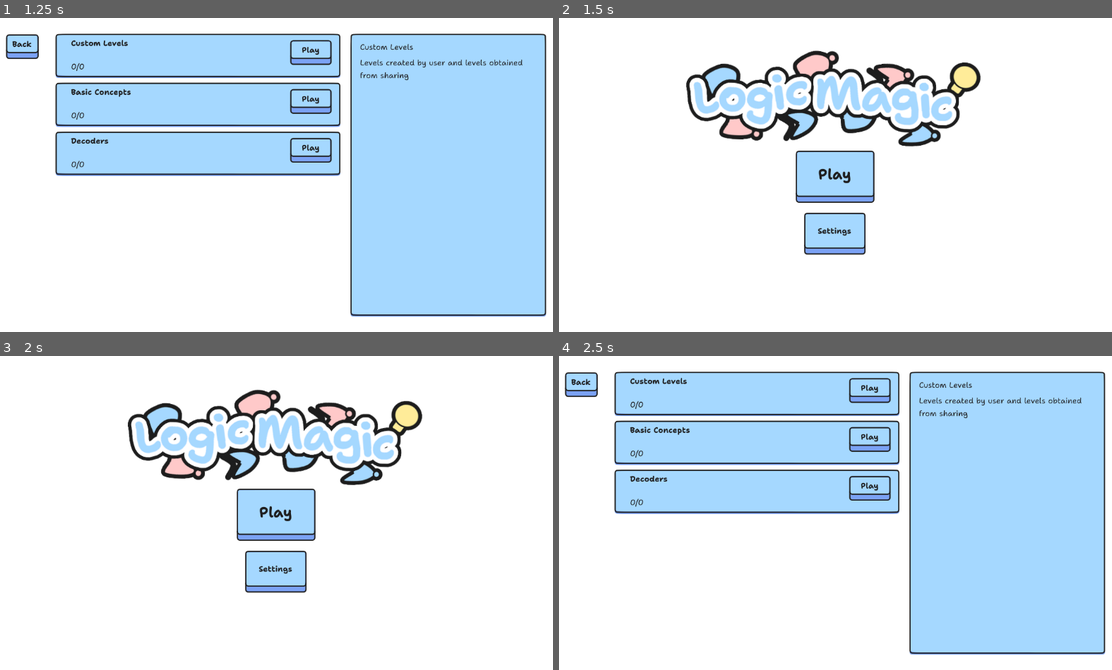
Above: before the commit, frames 1-4 (two rows, left to right).
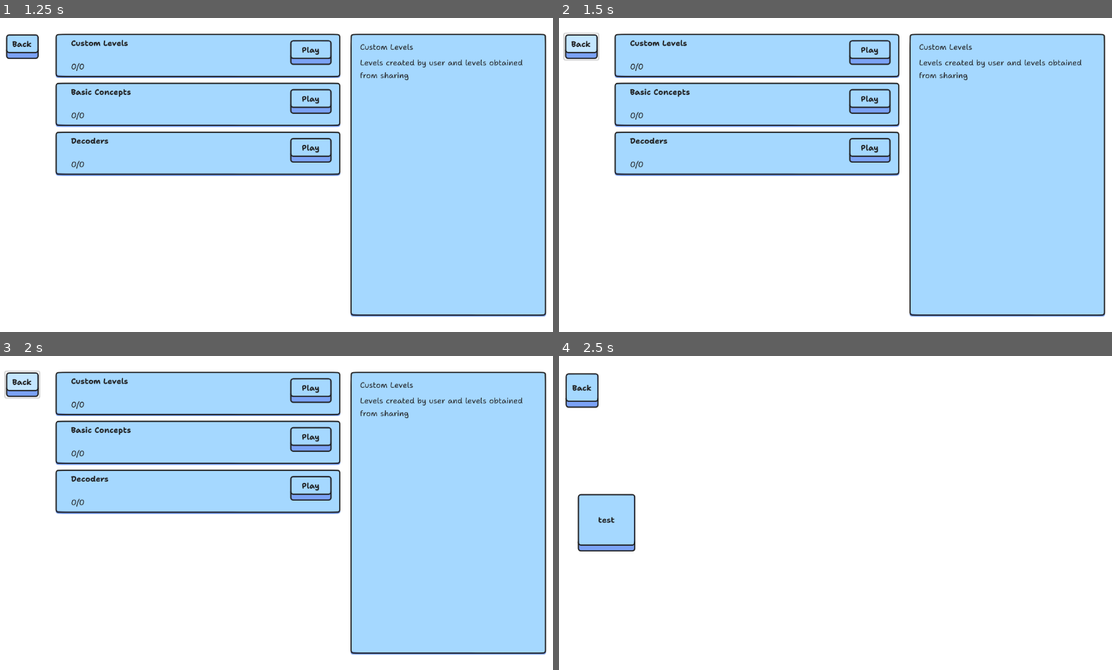
Above: after the commit, the same moments.

Repository: sininen-blue/logic-gate-tesseract
Game: Godot game, scene res://ui/title_page.tscn
Same seed, same stepped clock (60 frames per second), same inputs: the game is played once before the commit and once after it.
Inputs:
- Up to frame 1 (1.25 s): click "Play" at 0.5 s
- Up to frame 2 (1.5 s): click "Back" at 1.25 s
- Up to frame 3 (2 s): no input
- Up to frame 4 (2.5 s): click "Play" at 2 s

Frame 1 is identical in both runs. In frame 2, 55% of the frame differs, in the area x 0-99%, y 4-96%; in frame 3, 55%; in frame 4, 56%, in the area x 1-99%, y 4-96%.

Commit message:
made info select in game work good

Diff:
--- a/simulation/simulation-manager.gd
+++ b/simulation/simulation-manager.gd
@@ -265,4 +265,4 @@
 	return output
 
 func _on_info_button_pressed() -> void:
-	$CanvasLayer/UI/LevelInfoInGame.visible = true
+	$CanvasLayer/UI/LevelInfo.visible = true
--- a/simulation/simulation.tscn
+++ b/simulation/simulation.tscn
@@ -4,7 +4,7 @@
 [ext_resource type="PackedScene" uid="uid://psym6w7moids" path="res://simulation/gate.tscn" id="2_8m28h"]
 [ext_resource type="Script" path="res://simulation/formula_container.gd" id="3_qlwgx"]
 [ext_resource type="PackedScene" uid="uid://dpd7dfojh77bw" path="res://simulation/formula_label.tscn" id="3_qwkcl"]
-[ext_resource type="PackedScene" uid="uid://dx0bq08e6x52w" path="res://ui/components/level_info_in_game.tscn" id="5_wbtnj"]
+[ext_resource type="PackedScene" uid="uid://dttx53vhtgwy1" path="res://ui/level_select/level_info.tscn" id="5_qf11p"]
 
 [sub_resource type="CircleShape2D" id="CircleShape2D_6ovty"]
 radius = 5.0
@@ -126,12 +126,13 @@
 grow_vertical = 0
 text = "Level Information"
 
-[node name="LevelInfoInGame" parent="CanvasLayer/UI" instance=ExtResource("5_wbtnj")]
+[node name="LevelInfo" parent="CanvasLayer/UI" instance=ExtResource("5_qf11p")]
 visible = false
 layout_mode = 1
 offset_left = -432.0
 offset_top = -260.5
 offset_right = 432.0
 offset_bottom = 260.5
+in_game = true
 
 [connection signal="pressed" from="CanvasLayer/UI/InfoButton" to="." method="_on_info_button_pressed"]
--- a/ui/level_select/level_info.gd
+++ b/ui/level_select/level_info.gd
@@ -1,6 +1,8 @@
 extends Panel
 
-var simulation_scene: PackedScene = preload("uid://swjkfmyam37c")
+@export var in_game: bool = false
+
+var simulation_scene: String = "uid://swjkfmyam37c"
 var input_node: PackedScene = preload("uid://bbinj3e4ms0sl")
 var output_node: PackedScene = preload("uid://dumop2qw31tk5")
 var table_row: PackedScene = preload("uid://57o5uax0nrfc")
@@ -14,7 +16,11 @@
 
 func _ready() -> void:
 	$CloseButton.pressed.connect(change_visibility)
-	play_button.pressed.connect(get_tree().change_scene_to_packed.bind(simulation_scene))
+
+	if in_game:
+		play_button.queue_free()
+	else:
+		play_button.pressed.connect(get_tree().change_scene_to_file.bind(simulation_scene))
 
 func change_visibility() -> void:
 	self.visible = false
--- a/ui/stage_select/stage_select.gd
+++ b/ui/stage_select/stage_select.gd
@@ -10,7 +10,8 @@
 
 
 func _on_back_button_pressed() -> void:
-	get_tree().change_scene_to_file("uid://bitv0k63w6aiq")
+	#get_tree().change_scene_to_file("uid://bitv0k63w6aiq")
+	pass
 
 
 func _ready() -> void:
